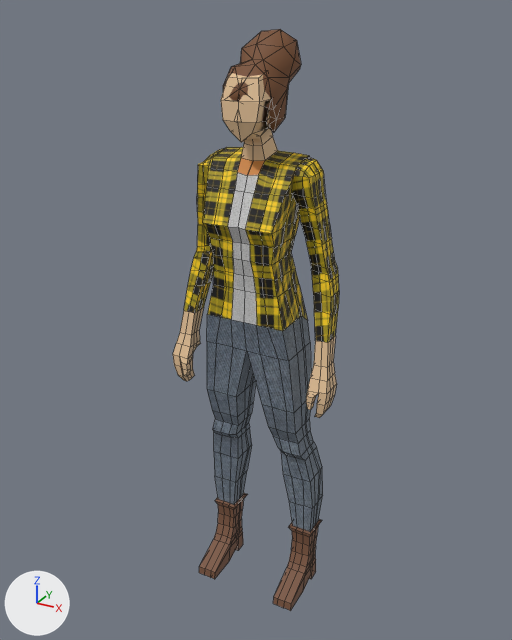
The FBX model Baú -Modelos_3D/Modelo_Personagens/Vanessa/Modelo_vanessa_texturizado.fbx as it was, and as the next commit left it.
Rendered twice from a 50 mm lens placed at (2.87, -5.18, 2.88), pointed at (-0.04, 0.11, 0.24). Arrows for +X, +Y and +Z are at lower left; the lights stay in place. Mesh edges are drawn as thin lines. Vertices at the same position are counted once.

Objects in the first picture: 'Corpo', 'Hair_01'.
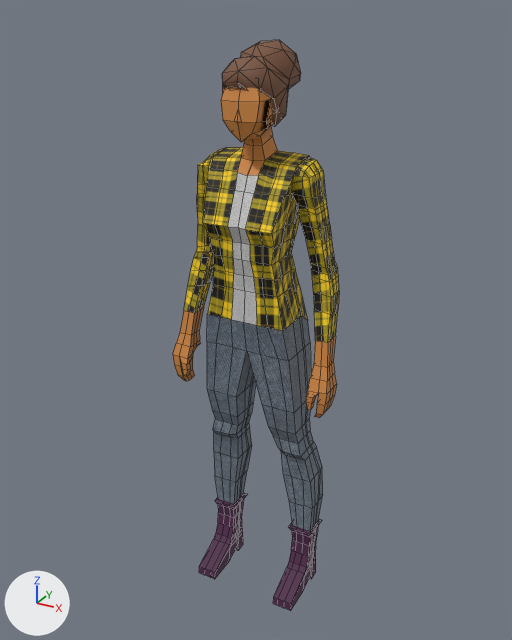
What differs and where, as boxes [x1, y1, x2, y2] in the pictures (512 x 640 px):
'Corpo', recoloured, surface changed: [173, 73, 337, 611] in both
'Hair_01', moved, turned, rescaled: before [223, 29, 301, 132]; after [222, 40, 301, 127]
part 1 of me_cube, recoloured (brown to purple): [199, 493, 322, 611] in both
part 2 of me_cube, recoloured: [262, 137, 278, 160] in both
part 3 of me_cube, surface changed (beige to brown): before [173, 73, 337, 418]; after [173, 87, 337, 418]

The edits, one by one:
Material 'Material-Roupa' (mat_material_roupa) is new.
Its base color is (0.0732, 0.0157, 0.0623) (dark purple #4c2247).
Its roughness is 0.69.
me_cube has 1092 vertices, 1073 faces and spans x -1.34..1.34, y -1.19..1.38, z -4.11..1.7.
me_cube is used by ob_corpo; location (0.02, 0.0, 0.94); scale (0.602, 0.279, 0.885).
me_cube part 1: all 248 faces that had it switch from mat_material (brown #7a553e) to mat_material_roupa (dark purple #4c2247).
me_cube part 2: all 202 faces that had it switch from mat_material_003 (beige #e5c298) to mat_material_002 (picture img_texturevanessa_png).
me_cube part 3: texture (UV) coordinates of 204 of 1073 faces, centred in x -1.33..1.33, y -1.06..0.64, z -1.57..1.69, changed; they spanned u 0.57..0.94, v 0.36..0.98 and now span u 0.59..0.98, v 0.59..0.98.
In object 'Hair_01' (ob_hair_01), parent is no longer ob_corpo.
Object 'Hair_01' (ob_hair_01) moves from (0.0237, 0.207, 1.581) to (0.0333, 0.0579, 2.339).
Object 'Hair_01' (ob_hair_01) turns from (9.1, 0, 0) to (5.4, 0, 0) degrees about x, y and z.
Object 'Hair_01' (ob_hair_01) is rescaled from (4.93, 9.89, 3.66) to (2.97, 2.78, 3.12).
